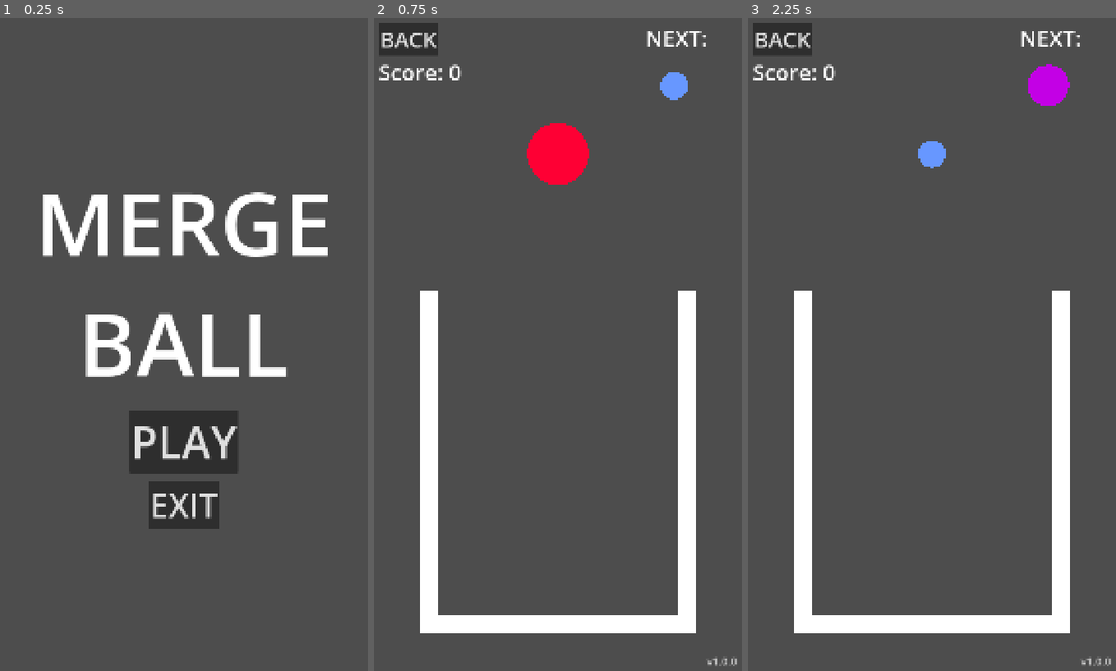
Above: before the commit, frames 1-3 (left to right).
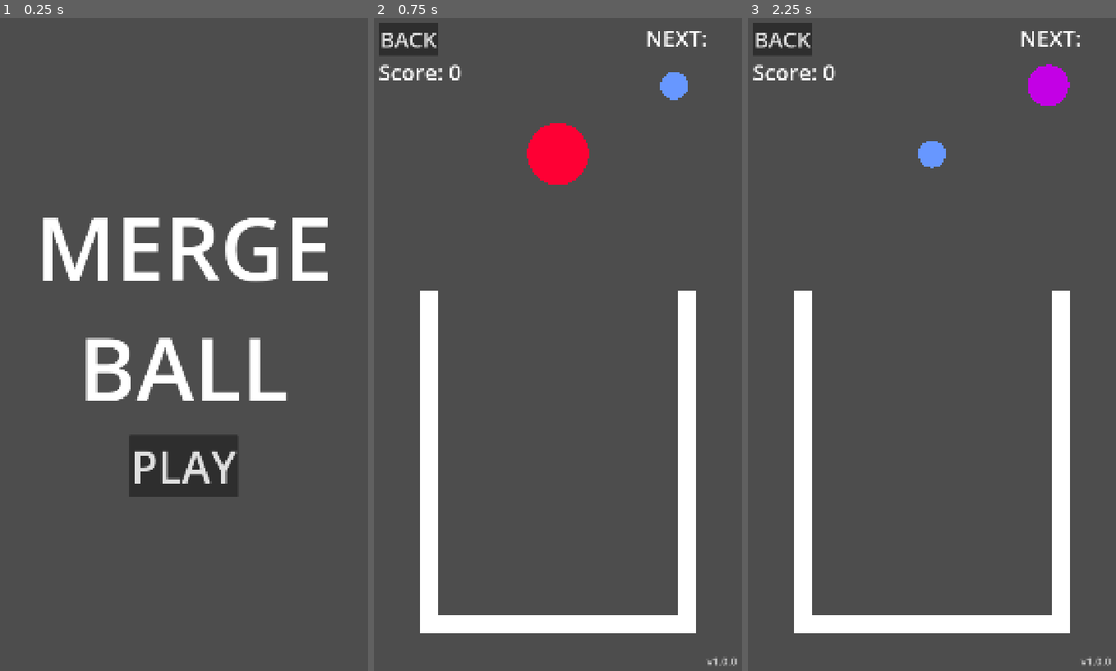
Above: after the commit, the same moments.

Repository: petrsek/Merge-Ball
Game: Godot game, scene res://scenes/main_menu.tscn
The game is run twice, just before and just after one commit, with the same random seed, the same clock (stepped at 60 frames per second) and the same inputs.
Inputs:
- Up to frame 1 (0.25 s): no input
- Up to frame 2 (0.75 s): click "PLAY" at 0.5 s
- Up to frame 3 (2.25 s): click "BACK" at 1.25 s; click "PLAY" at 2 s

The runs differ from the first frame. In frame 1, 10% of the frame differs, in the area x 11-90%, y 26-79%; in frame 2, nothing differs; in frame 3, nothing differs.

Commit message:
Fixed wrong z-index

Diff:
--- a/scenes/endless_mode.tscn
+++ b/scenes/endless_mode.tscn
@@ -65,6 +65,7 @@
 wait_time = 5.0
 
 [node name="UI" type="MarginContainer" parent="." unique_id=807126287]
+z_index = 10
 offset_right = 1080.0
 offset_bottom = 1920.0
 theme_override_constants/margin_left = 16
--- a/scenes/main_menu.tscn
+++ b/scenes/main_menu.tscn
@@ -46,13 +46,4 @@
 theme_override_font_sizes/font_size = 128
 text = "PLAY"
 
-[node name="CenterContainer" type="CenterContainer" parent="CenterContainer/VBoxContainer" unique_id=1466585763]
-layout_mode = 2
-
-[node name="ExitButton" type="Button" parent="CenterContainer/VBoxContainer/CenterContainer" unique_id=1669320869]
-layout_mode = 2
-theme_override_font_sizes/font_size = 96
-text = "EXIT"
-
 [connection signal="pressed" from="CenterContainer/VBoxContainer/MarginContainer/CenterContainer/PlayButton" to="." method="_on_play_button_pressed"]
-[connection signal="pressed" from="CenterContainer/VBoxContainer/CenterContainer/ExitButton" to="." method="_on_exit_button_pressed"]
Not shown, changed: docs/index.html
Not shown, changed: docs/index.pck
Not shown, changed: docs/index.service.worker.js
